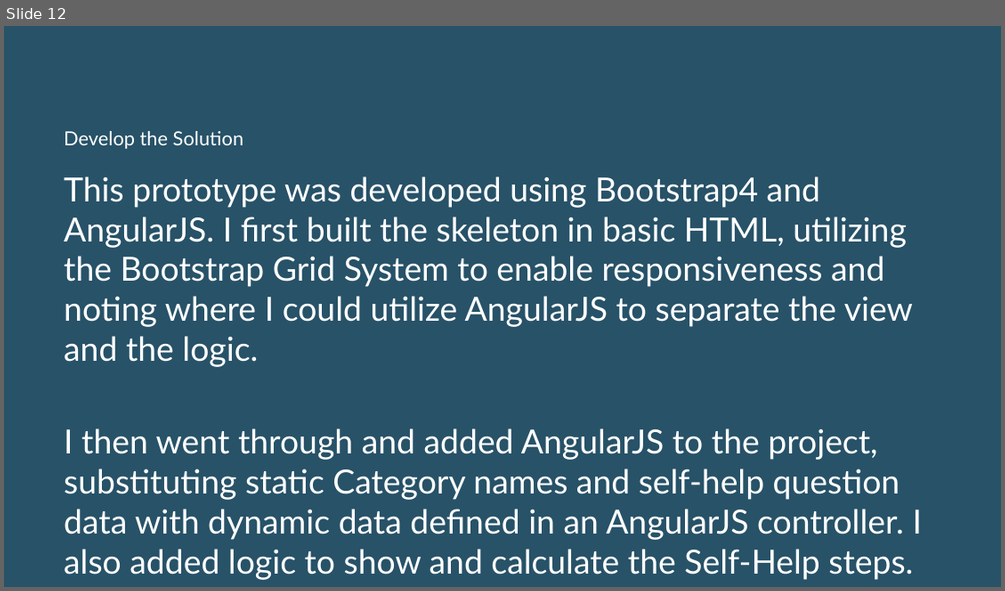
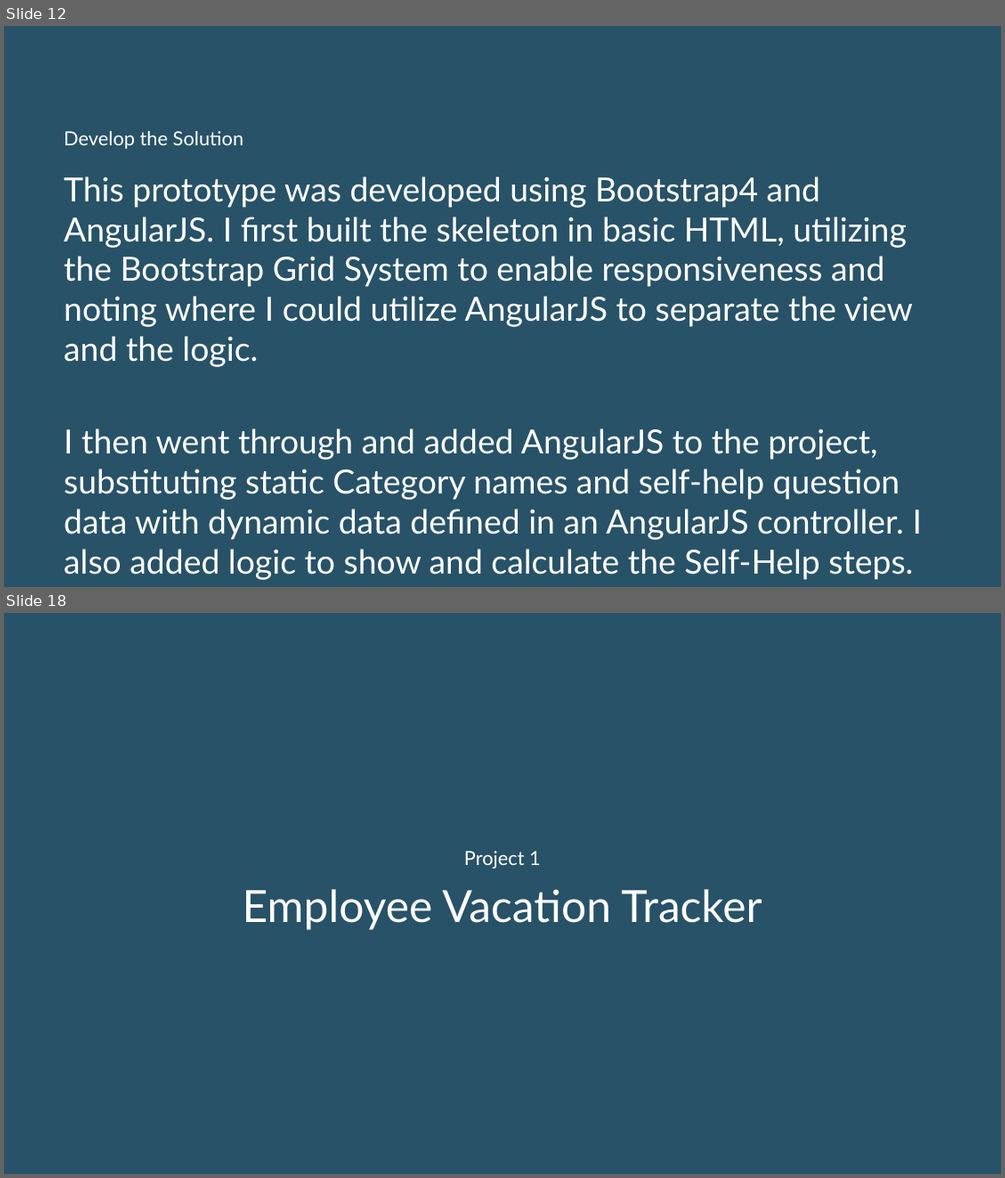
Before and after one commit to loriahpope/portfolio, a slide deck: app/assets/Loriah Pope Portfolio Presentation.pptx. Shown one above the other, each under a label of ours: slide 12 before the commit, slides 12 and 18 after it; the slides between them are not shown. The pictures are 1005x591 and 1005x1178 pixels, drawn with LibreOffice and Linux fonts; fonts in the diff are those of the drawing. Boxes give left, top, right and bottom in pixels: in the first picture for what was removed or moved away, otherwise in the second. Text is boxed around its words. In the diff, an @@ line names an element or a change of style, - is before the commit and + after.

```diff
--- a/app/assets/Loriah Pope Portfolio Presentation.pptx
+++ b/app/assets/Loriah Pope Portfolio Presentation.pptx
@@ slide 18 added at (x1=4, y1=613, x2=1001, y2=1174), background #275268 @@
@@ text added at (x1=243, y1=851, x2=761, y2=930), 32 pt, text #FFFFFF @@
+Project 1
+Employee Vacation Tracker
```
Also in this commit, not shown: 9 other slides added, 9 other files.
